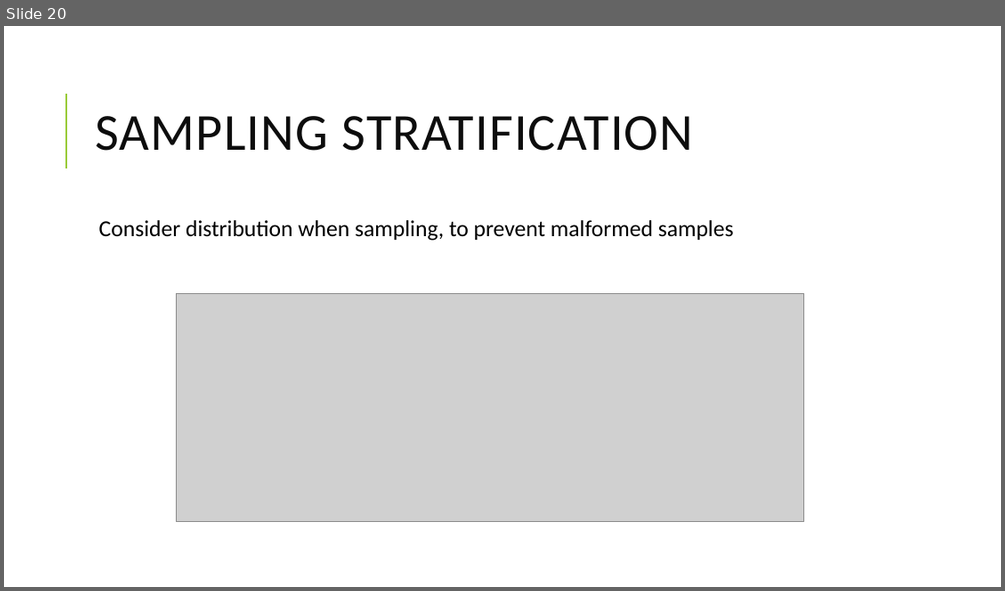
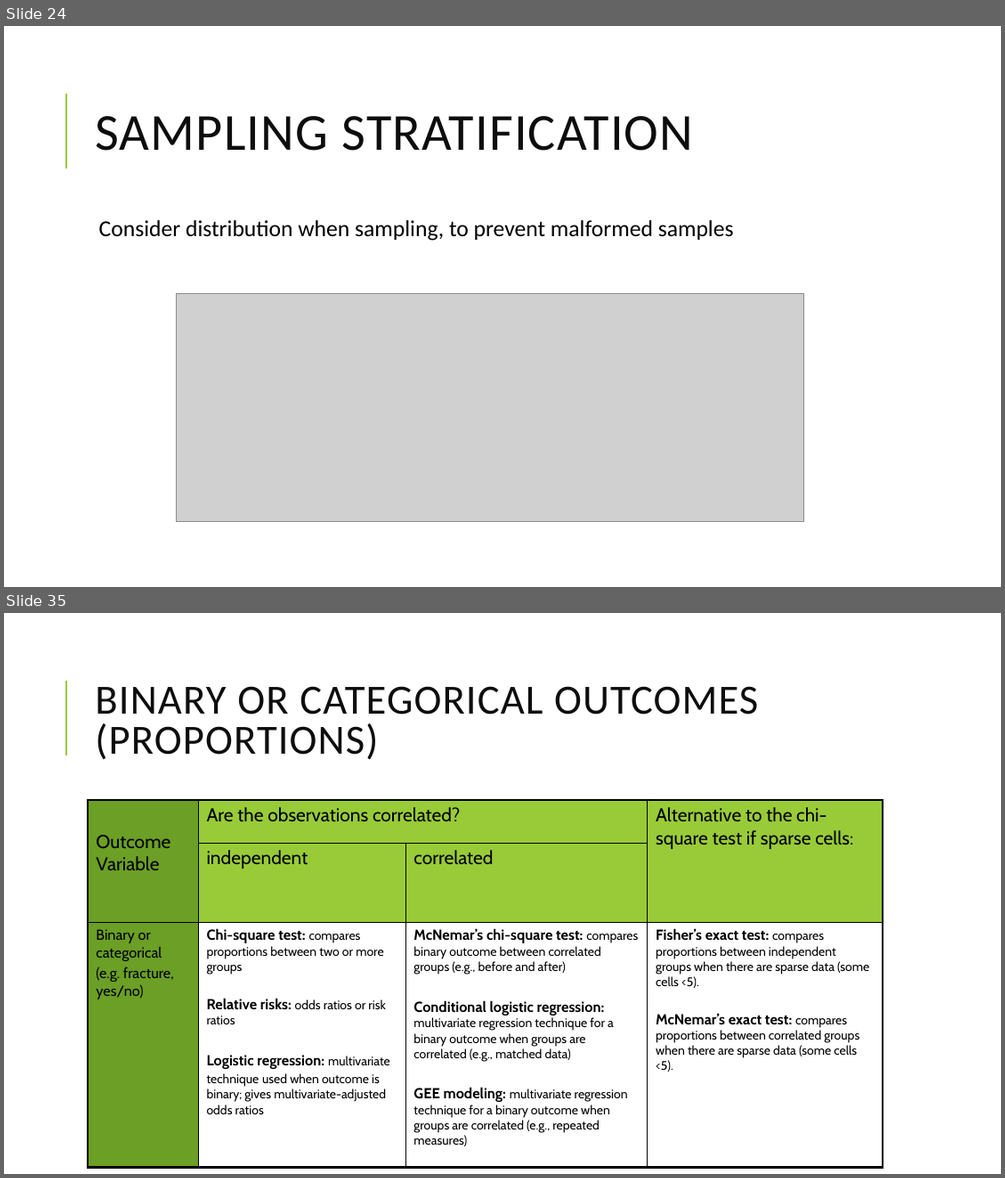
Before and after one commit to yaniv63/applied-data-science, a slide deck: Applied Data Science - 07 Machine Learning in Python.pptx. Shown one above the other, each under a label of ours: slide 20 before the commit, slides 24 and 35 after it; the slides between them are not shown. The pictures are 1005x591 and 1005x1178 pixels, drawn with LibreOffice and Linux fonts; fonts in the diff are those of the drawing; grey boxes stand for pictures. Boxes give left, top, right and bottom in pixels: in the first picture for what was removed or moved away, otherwise in the second. Text is boxed around its words. In the diff, an @@ line names an element or a change of style, - is before the commit and + after.

```diff
--- a/Applied Data Science - 07 Machine Learning in Python.pptx
+++ b/Applied Data Science - 07 Machine Learning in Python.pptx
@@ slide 35 added at box(4, 613, 1001, 1174), background #FFFFFF; not listed: 1 template element that a slide beside it also shows @@
@@ title added at box(95, 686, 758, 760), 40 pt, text #0D0D0D @@
+BINARY OR CATEGORICAL OUTCOMES (PROPORTIONS)
@@ table added at box(88, 800, 882, 1159), 3 rows, 4 columns @@
+Outcome Variable | Are the observations correlated? |  | Alternative to the chi-square test if sparse cells:
+ | independent | correlated | 
+Binary or categorical / (e.g. fracture, yes/no) | Chi-square test: compares proportions between two or more groups / Relative risks: odds ratios or risk ratios / Logistic regression: multivariate technique used when outcome is binary; gives multivariate-adjusted odds ratios | McNemar’s chi-square test: compares binary outcome between correlated groups (e.g., before and after) / Conditional logistic regression: multivariate regression technique for a binary outcome when groups are correlated (e.g., matched data) / GEE modeling: multivariate regression technique for a binary outcome when groups are correlated (e.g., repeated measures) | Fisher’s exact test: compares proportions between independent groups when there are sparse data (some cells <5). / McNemar’s exact test: compares proportions between correlated groups when there are sparse data (some cells <5).
@@ what was slide 20 is now slide 24 @@
```
Also in this commit, not shown: 1 slide changed, 15 other slides added, 1 slide removed, 7 other files.
